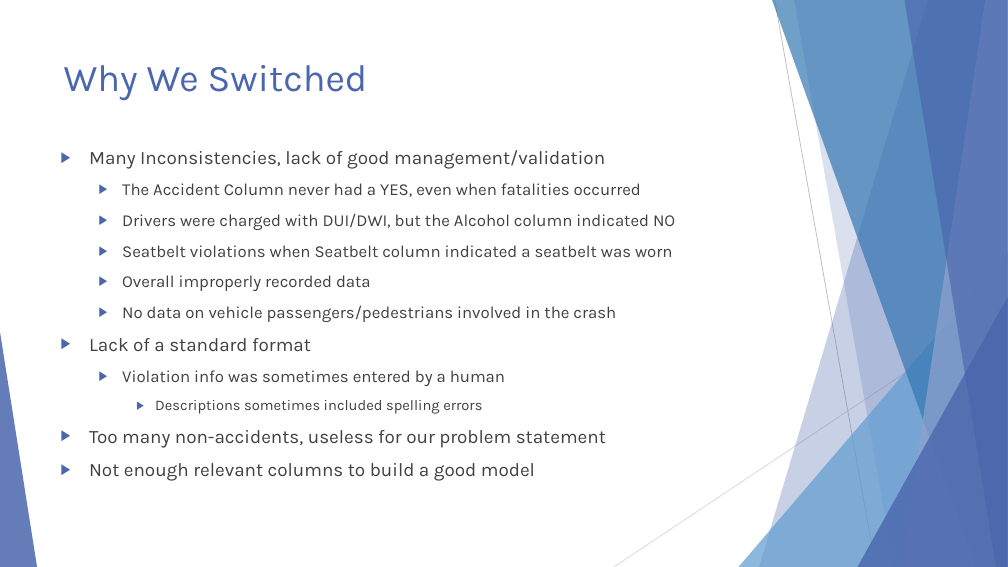
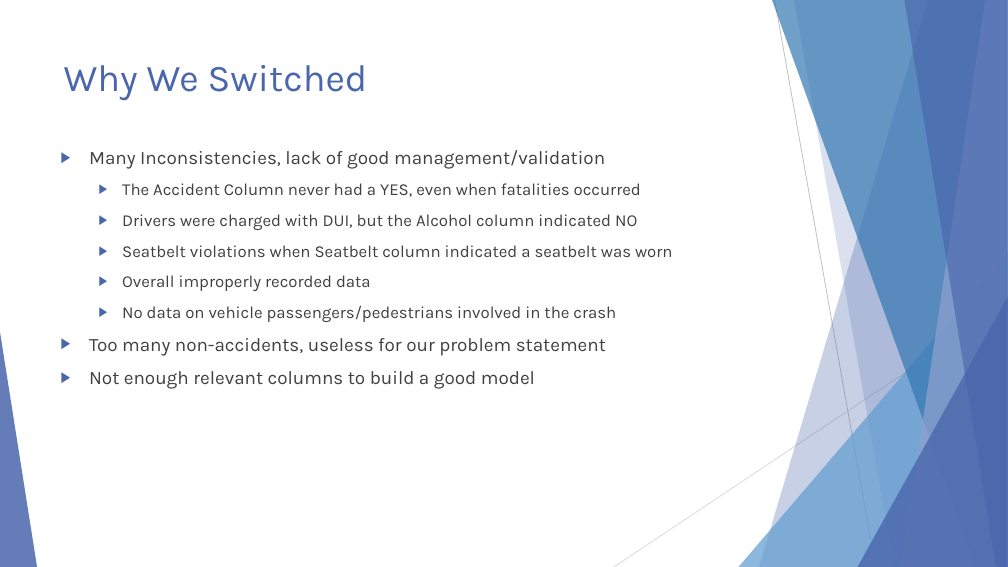
Before and after one commit to ndarwich/Crash-Analysis, a slide deck: slide 3 of Slides/An Investigation.pptx. Drawn at 1008x567 pixels with LibreOffice and Linux fonts; fonts in the diff are those of the drawing. Boxes give left, top, right and bottom in pixels: in the first picture for what was removed or moved away, otherwise in the second. Text is boxed around its words. In the diff, an @@ line names an element or a change of style, - is before the commit and + after.

```diff
--- a/Slides/An Investigation.pptx
+++ b/Slides/An Investigation.pptx
@@ text at (x1=122, y1=214, x2=637, y2=230): text changed @@
-  ▶ Drivers were charged with DUI/DWI, but the Alcohol column indicated NO
+  ▶ Drivers were charged with DUI, but the Alcohol column indicated NO
@@ text at (x1=89, y1=338, x2=505, y2=414): paragraphs removed @@
-▶ Lack of a standard format
-  ▶ Violation info was sometimes entered by a human
-    ▶ Descriptions sometimes included spelling errors
```
Also in this commit, not shown: 4 other slides changed, 2 slides removed.
